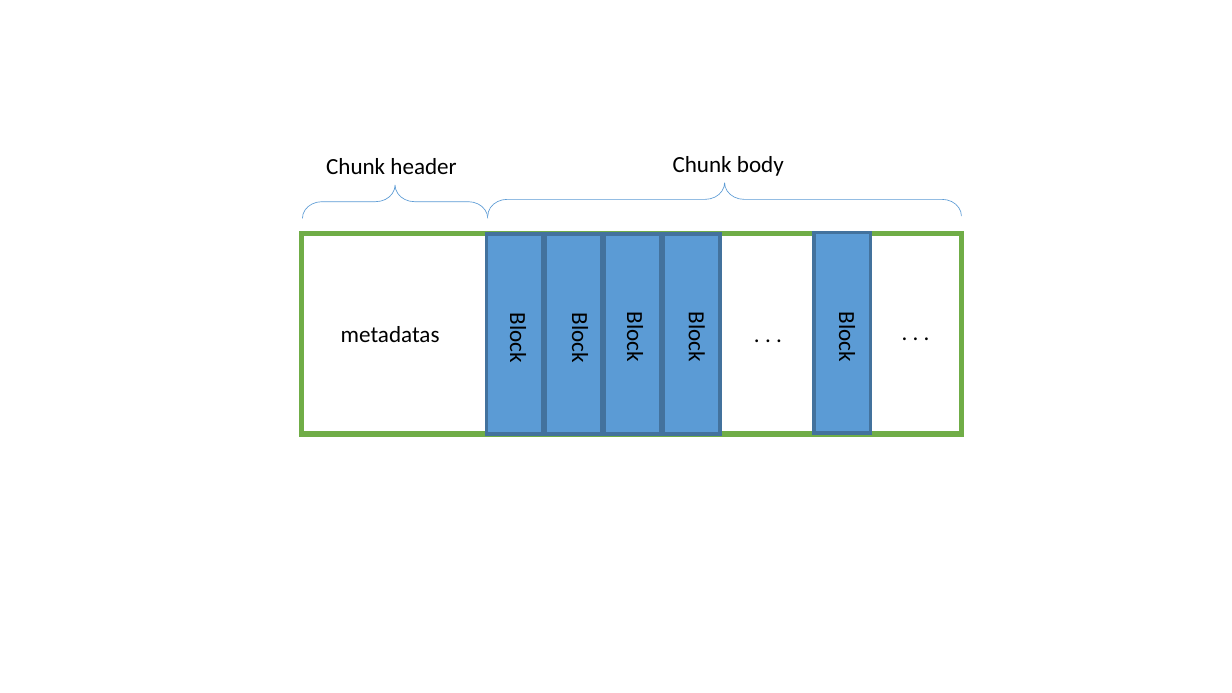
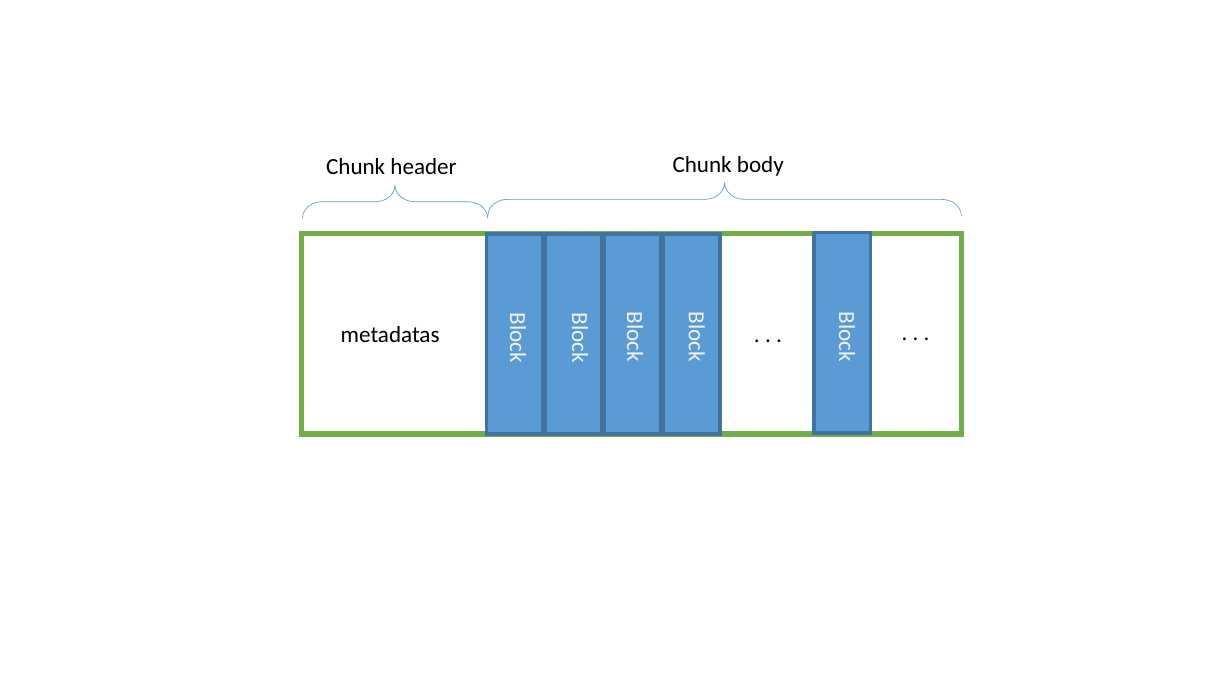
Before and after one commit to zyearn/TCNVMalloc, a slide deck: slide 3 of paper/pic.pptx. Drawn at 1232x693 pixels with LibreOffice and Linux fonts; fonts in the diff are those of the drawing. Boxes give left, top, right and bottom in pixels: in the first picture for what was removed or moved away, otherwise in the second. Text is boxed around its words. In the diff, an @@ line names an element or a change of style, - is before the commit and + after.

```diff
--- a/paper/pic.pptx
+++ b/paper/pic.pptx
@@ text colour #000000 to #F2F2F2 in 5 elements at (504, 318, 532, 362), (566, 318, 594, 362), (621, 317, 649, 361), (683, 317, 711, 361), (833, 317, 861, 361) @@
```
Also in this commit, not shown: 1 other file.
